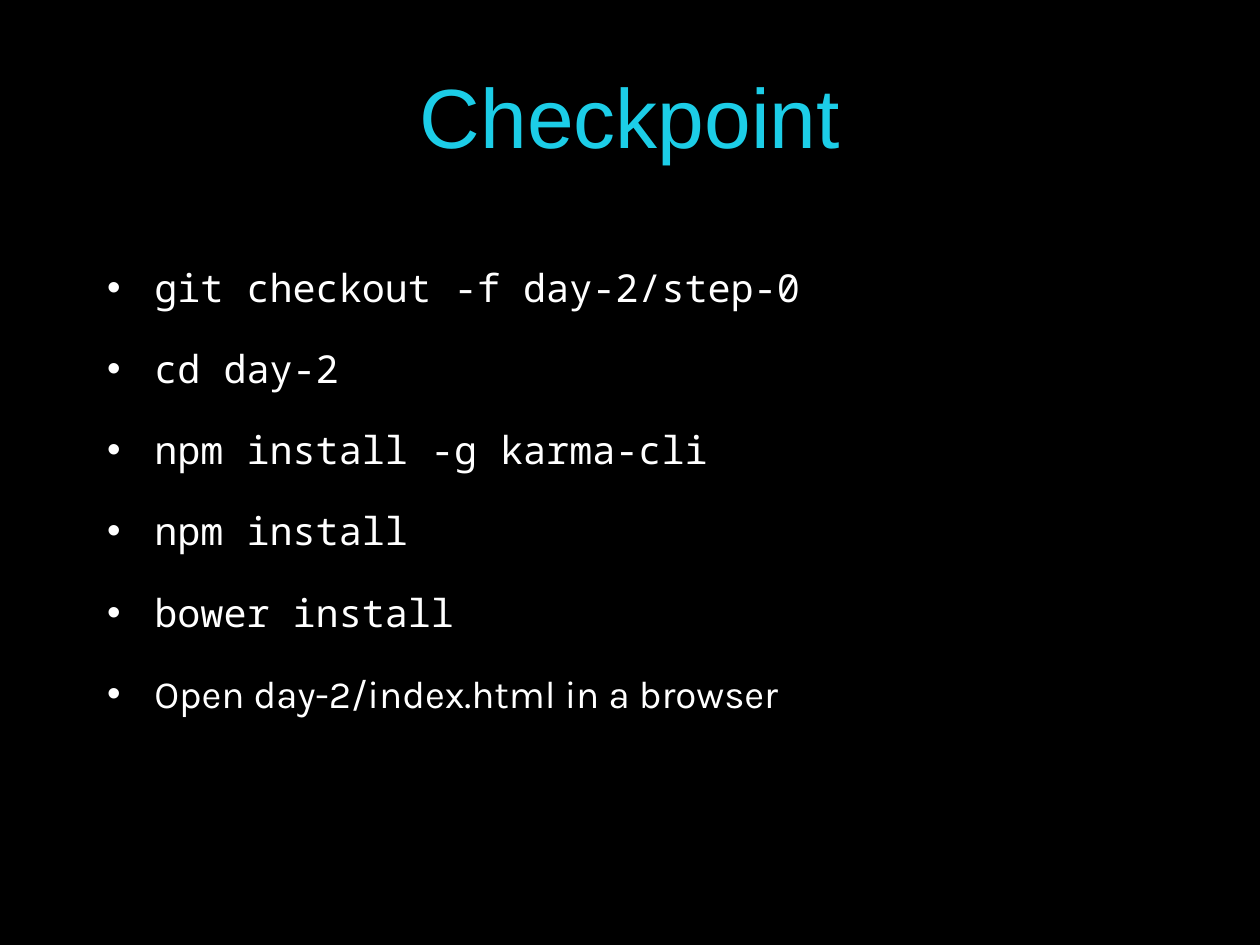
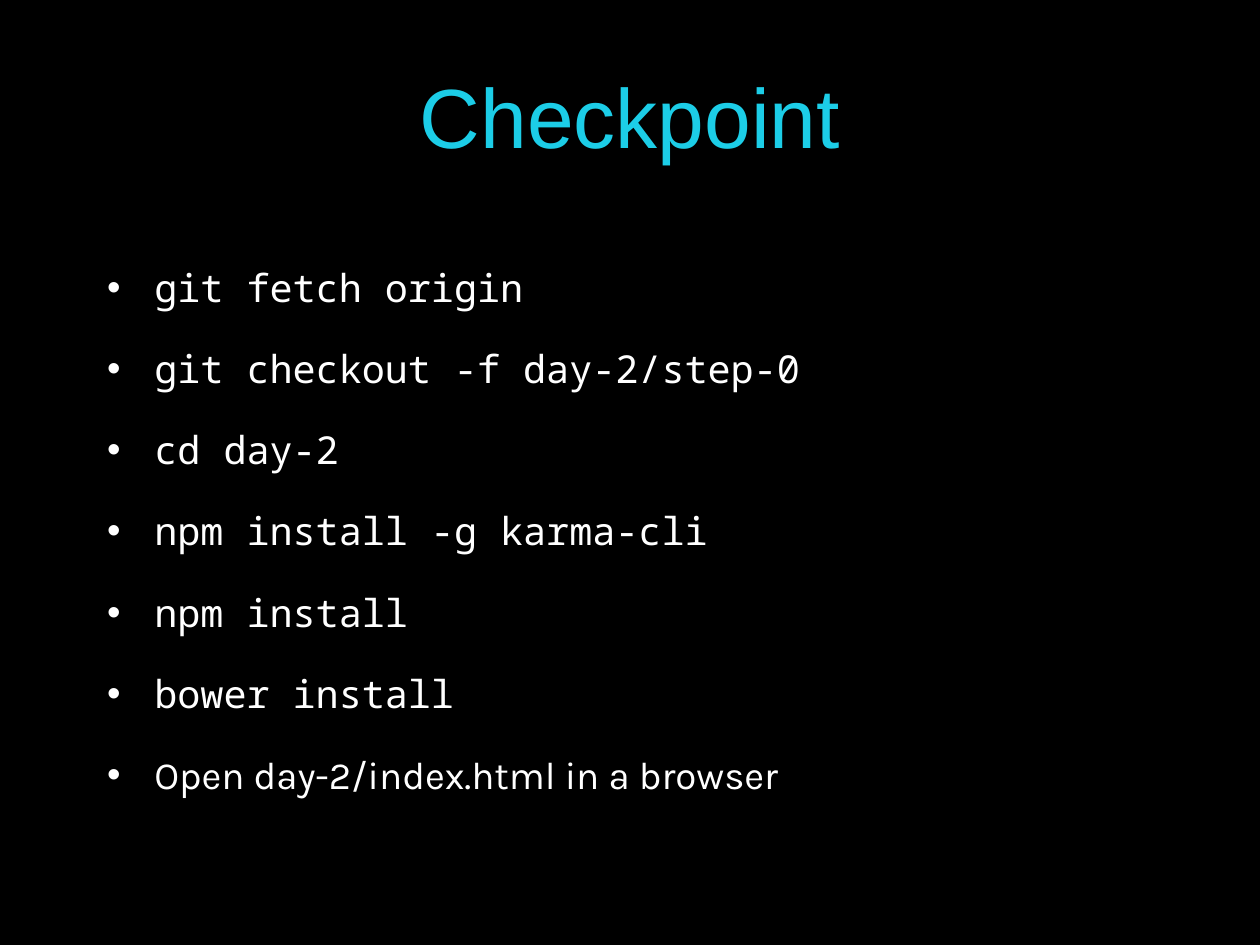
Before and after one commit to pmaccart/ng-bootcamp, a slide deck: slide 3 of slides/ng-bootcamp-day-2.pptx. Drawn at 1260x945 pixels with LibreOffice and Linux fonts; fonts in the diff are those of the drawing. Boxes give left, top, right and bottom in pixels: in the first picture for what was removed or moved away, otherwise in the second. Text is boxed around its words. In the diff, an @@ line names an element or a change of style, - is before the commit and + after.

```diff
--- a/slides/ng-bootcamp-day-2.pptx
+++ b/slides/ng-bootcamp-day-2.pptx
@@ text at box(154, 272, 523, 312): paragraph added @@
+• git fetch origin
```
Also in this commit, not shown: 1 other slide changed, 1 slide added.
